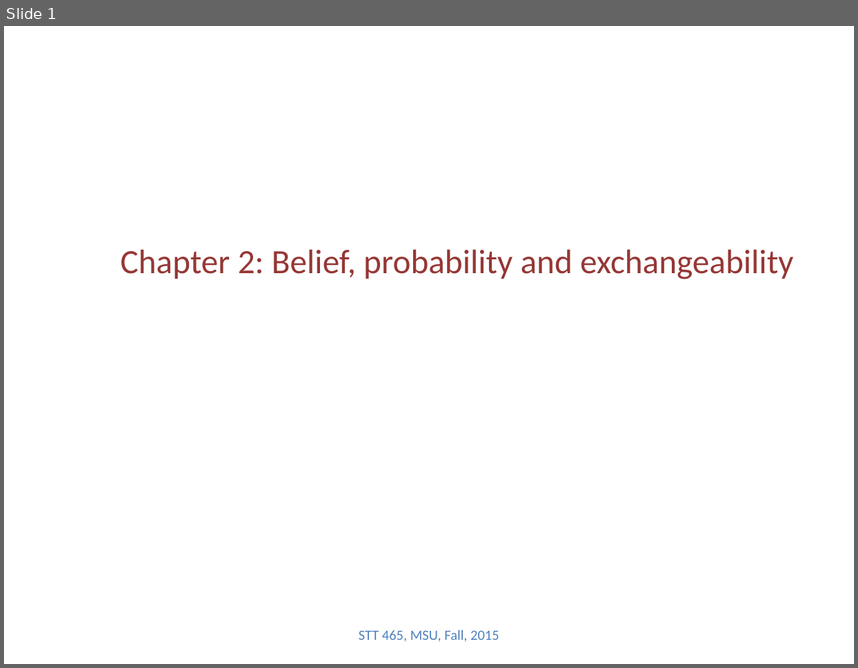
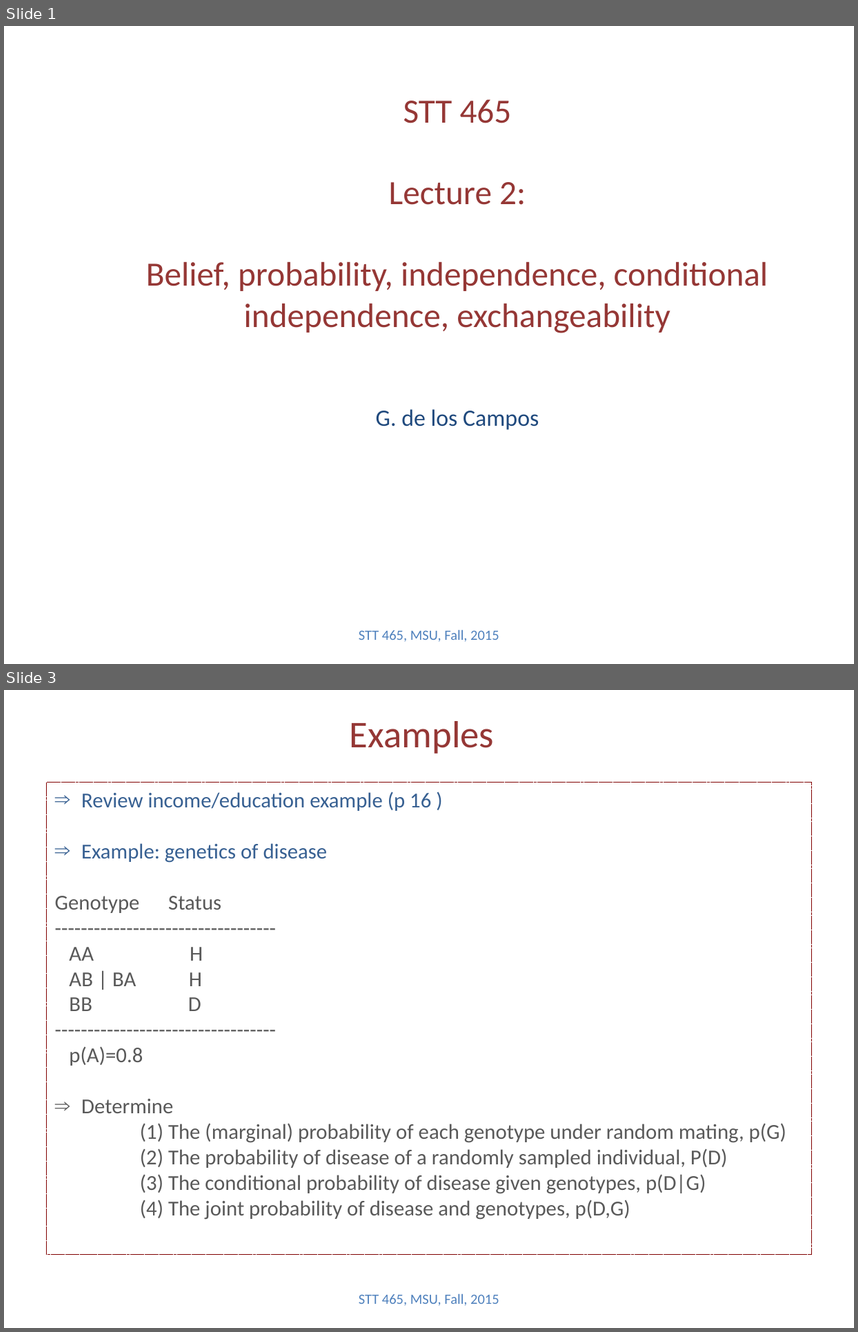
Before and after one commit to Boukos/STT465, a slide deck: STT465_2.pptx. Shown one above the other, each under a label of ours: slide 1 before the commit, slides 1 and 3 after it; the slides between them are not shown. The pictures are 858x668 and 858x1332 pixels, drawn with LibreOffice and Linux fonts; fonts in the diff are those of the drawing. Boxes give left, top, right and bottom in pixels: in the first picture for what was removed or moved away, otherwise in the second. Text is boxed around its words. In the diff, an @@ line names an element or a change of style, - is before the commit and + after.

```diff
--- a/STT465_2.pptx
+++ b/STT465_2.pptx
@@ slide 3 added at (x1=4, y1=690, x2=854, y2=1328), background #FFFFFF @@
@@ title added at (x1=350, y1=721, x2=494, y2=753), 32 pt, text #953735 @@
+Examples
@@ rectangle added at (x1=47, y1=782, x2=811, y2=1254), outline #800000 0.75 pt dashed, 18 pt, text #595959 @@
+⇒ Review income/education example (p 16 )
+⇒ Example: genetics of disease
+Genotype Status
+----------------------------------
+AA H
+AB | BA H
+BB D
+----------------------------------
+p(A)=0.8
+⇒ Determine
+(1) The (marginal) probability of each genotype under random mating, p(G)
+(2) The probability of disease of a randomly sampled individual, P(D)
+(3) The conditional probability of disease given genotypes, p(D|G)
+(4) The joint probability of disease and genotypes, p(D,G)
@@ text added at (x1=359, y1=1293, x2=499, y2=1305), 12 pt, text #4F81BD @@
+STT 465, MSU, Fall, 2015
@@ slide 1 changed as well @@
@@ title at (x1=146, y1=99, x2=769, y2=430): text changed @@
-Chapter 2: Belief, probability and exchangeability
+STT 465
+Lecture 2:
+Belief, probability, independence, conditional independence, exchangeability
+G. de los Campos
```
Also in this commit, not shown: 1 other slide changed, 5 other slides added, 3 other files.
